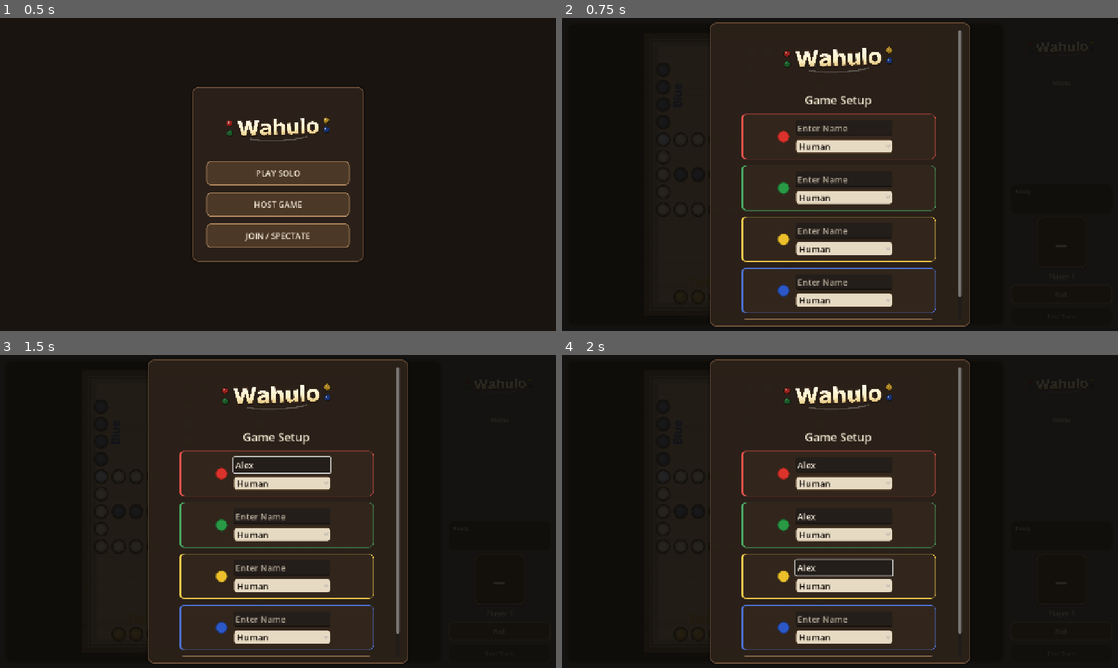
Above: before the commit, frames 1-4 (two rows, left to right).
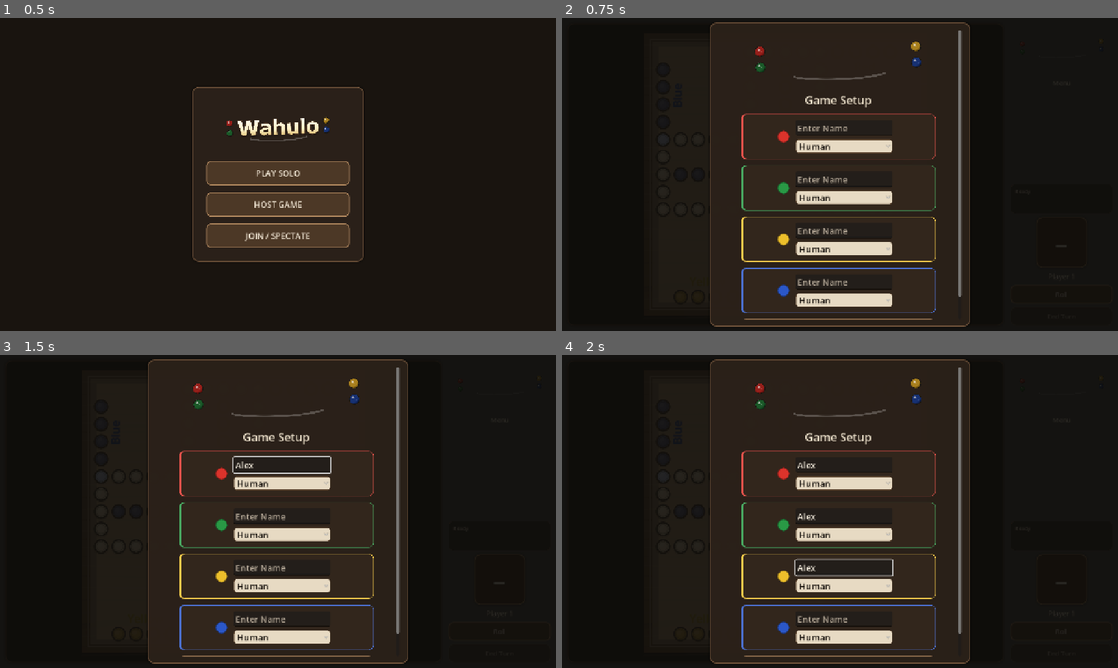
Above: after the commit, the same moments.

Repository: ItsTheMcCoy/wahoo-app
Game: Godot game, scene res://scenes/HomeScreen.tscn
The game is run twice, just before and just after one commit, with the same random seed, the same clock (stepped at 60 frames per second) and the same inputs.
Inputs (mouse positions are in pixels of both pictures, inside the frame that each line leads up to):
- Up to frame 1 (0.5 s): no input
- Up to frame 2 (0.75 s): click "PLAY SOLO" at 0.5 s
- Up to frame 3 (1.5 s): click (283, 464) at 1.27 s; type "Alex" at 1.35 s
- Up to frame 4 (2 s): click (845, 514) at 1.5 s; type "Alex" at 1.58 s; click (845, 567) at 1.73 s; type "Alex" at 1.82 s

Frame 1 is identical in both runs. In frame 2, 0.9% of the frame differs, in the area x 34-65%, y 7-20%; in frame 3, 0.9%; in frame 4, 0.9%.

Commit message:
Crop wordmark SVG viewBox to remove blank padding
The original 1400×520 canvas had ~130px empty at top and ~90px at
bottom; the actual graphic lives in viewBox 155 90 1090 340.
Switched main.gd and lobby.gd to preload the SVG so Godot imports
the tight-cropped version directly.

Co-Authored-By: Claude Sonnet 4.6 <noreply@anthropic.com>

Diff:
--- a/godot/assets/textures/wahulo_wordmark.svg
+++ b/godot/assets/textures/wahulo_wordmark.svg
@@ -1,4 +1,4 @@
-<svg xmlns="http://www.w3.org/2000/svg" width="2100" height="780" viewBox="0 0 1400 520">
+<svg xmlns="http://www.w3.org/2000/svg" width="1635" height="510" viewBox="155 90 1090 340">
   <defs>
     <radialGradient id="marbleRed" cx="35%" cy="28%" r="72%">
       <stop offset="0%" stop-color="#f3ede7" stop-opacity=".62"/>
--- a/godot/build/web/wahulo_wordmark.svg
+++ b/godot/build/web/wahulo_wordmark.svg
@@ -1,4 +1,4 @@
-<svg xmlns="http://www.w3.org/2000/svg" width="2100" height="780" viewBox="0 0 1400 520">
+<svg xmlns="http://www.w3.org/2000/svg" width="1635" height="510" viewBox="155 90 1090 340">
   <defs>
     <radialGradient id="marbleRed" cx="35%" cy="28%" r="72%">
       <stop offset="0%" stop-color="#f3ede7" stop-opacity=".62"/>
--- a/godot/scripts/lobby.gd
+++ b/godot/scripts/lobby.gd
@@ -2,7 +2,7 @@
 
 const WahooResponsiveLayout = preload("res://scripts/wahoo_responsive_layout.gd")
 
-const WORDMARK_TEXTURE = preload("res://assets/textures/wahulo_wordmark.png")
+const WORDMARK_TEXTURE = preload("res://assets/textures/wahulo_wordmark.svg")
 
 const PLAYER_COLORS := [
 	Color(0.86, 0.20, 0.17),
--- a/godot/scripts/main.gd
+++ b/godot/scripts/main.gd
@@ -5,7 +5,7 @@
 const WahooRulesSmoke = preload("res://scripts/wahoo_rules_smoke.gd")
 const WahooAI = preload("res://scripts/wahoo_ai.gd")
 const WahooResponsiveLayout = preload("res://scripts/wahoo_responsive_layout.gd")
-const WORDMARK_TEXTURE = preload("res://assets/textures/wahulo_wordmark.png")
+const WORDMARK_TEXTURE = preload("res://assets/textures/wahulo_wordmark.svg")
 
 const PLAYER_NAMES := ["Red", "Green", "Yellow", "Blue"]
 const PLAYER_COLORS := [
Not shown, changed: godot/build/web/index.html
Not shown, changed: godot/build/web/index.pck
